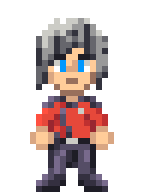
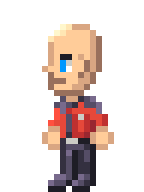
Two versions of the same layered image (144px x 192px). Layer-by-layer changes:
hid group "front" (31 layers) over left=30, top=18, right=108, bottom=192
hid "grill" over left=36, top=18, right=108, bottom=90
added group "left" with 26 layers above "right" over left=30, top=18, right=108, bottom=192
added group "right hair #1" with 4 layers in group "left" over left=48, top=18, right=102, bottom=72
added layer "left head" in group "left" over left=42, top=24, right=102, bottom=96
added group "left arms" with 7 layers in group "left" over left=30, top=96, right=102, bottom=150
added layer "left arms 0" in group "left arms" over left=42, top=96, right=102, bottom=150
added group "left body" with 2 layers in group "left" over left=60, top=96, right=96, bottom=138
added layer "left narrow body stripe" in group "left body" over left=60, top=96, right=96, bottom=138
added group "left legs" with 7 layers in group "left" over left=36, top=138, right=108, bottom=192
added layer "left legs 0" in group "left legs" over left=48, top=138, right=96, bottom=192
